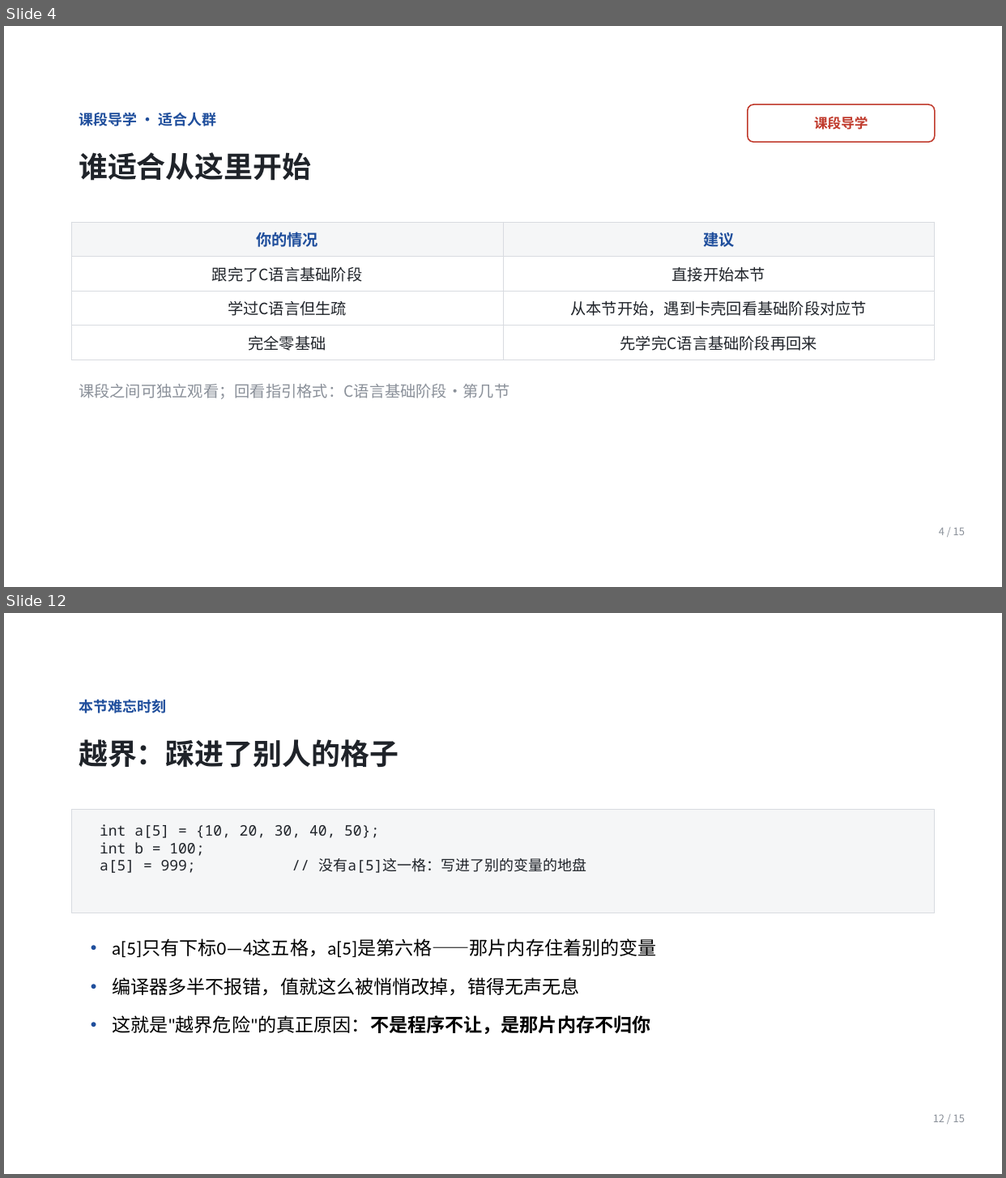
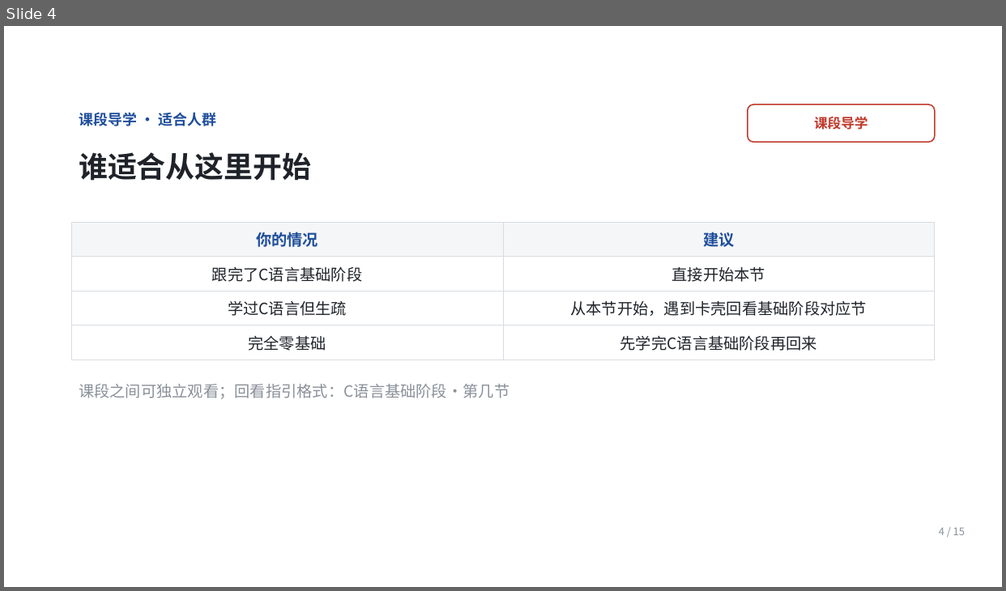
Before and after one commit to Ctrl1CandV/SpecialtyCourses, a slide deck: 课件/C1/C1-B-01/C1-B-01.pptx. Shown one above the other, each under a label of ours: slides 4 and 12 before the commit, slide 4 after it; the slides between them are not shown. The pictures are 1006x1178 and 1006x591 pixels, drawn with LibreOffice and Linux fonts; fonts in the diff are those of the drawing; background and template pictures are left out. Boxes give left, top, right and bottom in pixels: in the first picture for what was removed or moved away, otherwise in the second. Text is boxed around its words. In the diff, an @@ line names an element or a change of style, - is before the commit and + after.

```diff
--- a/课件/C1/C1-B-01/C1-B-01.pptx
+++ b/课件/C1/C1-B-01/C1-B-01.pptx
@@ slide 12 removed at [4, 613, 1002, 1174], background picture (left out) @@
@@ text removed at [79, 699, 166, 713] @@
-本节难忘时刻
@@ text removed at [79, 739, 398, 768] @@
-越界：踩进了别人的格子
@@ rectangle removed at [71, 809, 935, 914] @@
@@ text removed at [100, 824, 586, 873] @@
-int a[5] = {10, 20, 30, 40, 50};
-int b = 100;
-a[5] = 999; // 没有a[5]这一格：写进了别的变量的地盘
@@ text removed at [112, 939, 657, 957] @@
-• a[5]只有下标0—4这五格，a[5]是第六格——那片内存住着别的变量
@@ text removed at [112, 977, 580, 996] @@
-• 编译器多半不报错，值就这么被悄悄改掉，错得无声无息
@@ text removed at [112, 1016, 650, 1034] @@
-• 这就是"越界危险"的真正原因：不是程序不让，是那片内存不归你
@@ text removed at [933, 1114, 965, 1122] @@
-12 / 15
```
Also in this commit, not shown: 10 slides changed, 4 slides added, 3 other slides removed, 29 other files.
